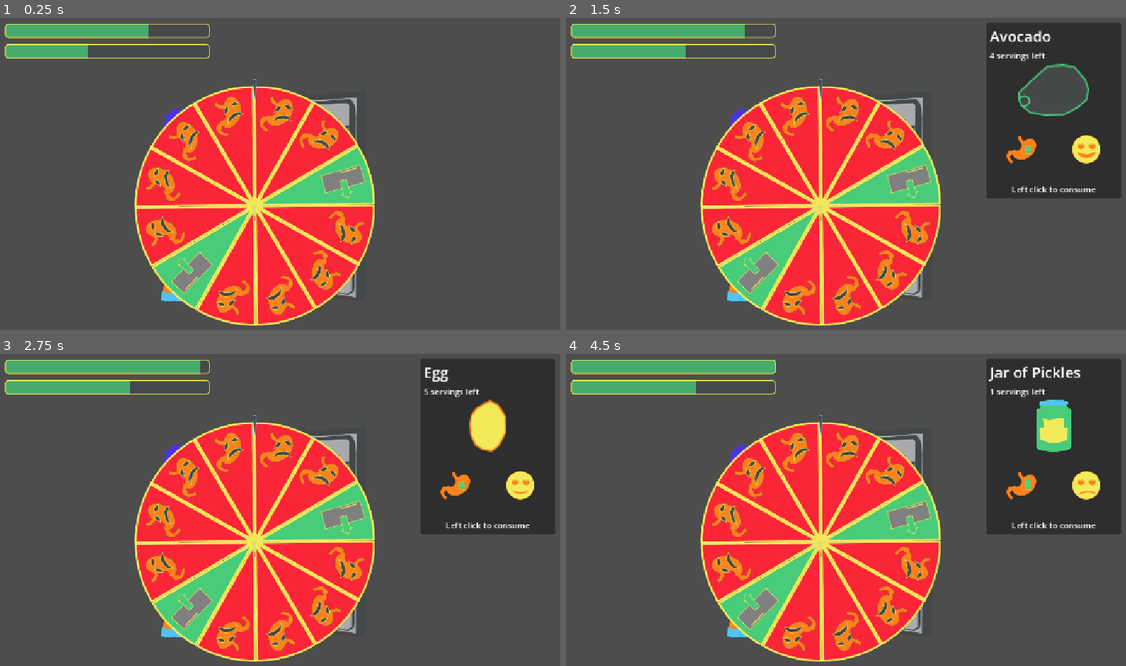
Above: before the commit, frames 1-4 (two rows, left to right).
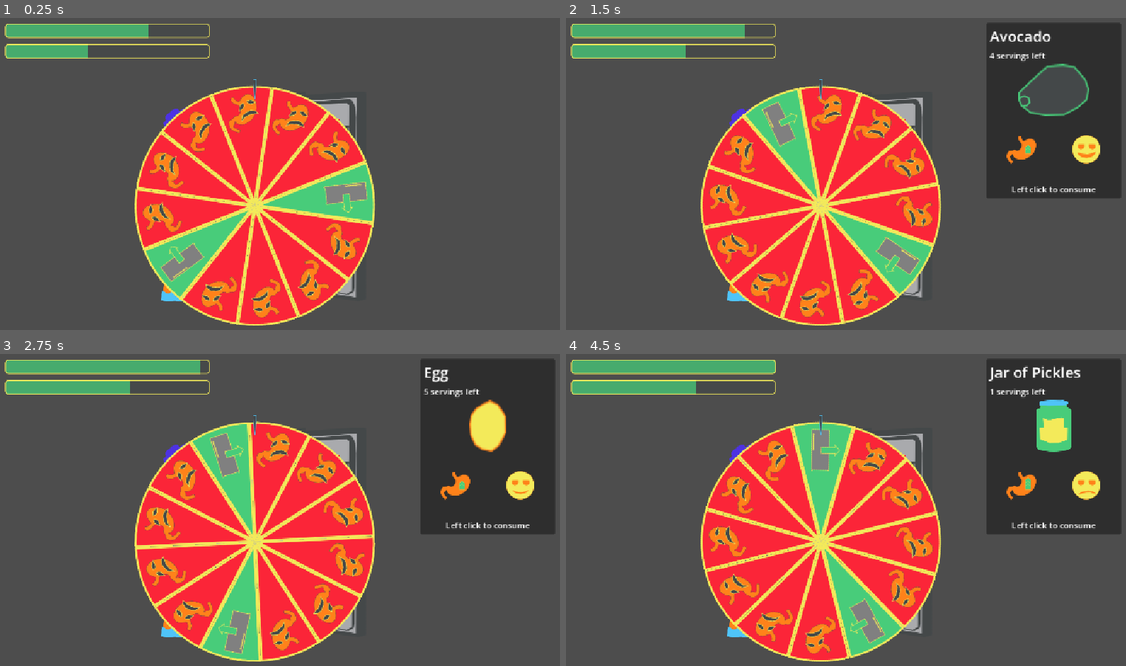
Above: after the commit, the same moments.

Repository: local-minimum/The-Vicious-Cycle
Game: Godot game, scene res://levels/eating/eating.tscn
Two runs of this game, one before a commit and one after it. Both use one fixed random seed, a clock stepped at 60 frames per second and the inputs below. This scene is started directly instead of the project's main scene.
Inputs (mouse positions are in pixels of both pictures, inside the frame that each line leads up to):
- Up to frame 1 (0.25 s): no input
- Up to frame 2 (1.5 s): move the mouse to (823, 236) at 0.52 s; hold D (pedal_right) 0.53-1.28 s; click (823, 236) at 0.67 s; tap Enter at 1.25 s; move the mouse to (801, 273) at 1.27 s; hold A (pedal_left) from 1.28 s (still down); click (801, 273) at 1.42 s
- Up to frame 3 (2.75 s): tap Enter at 2 s; move the mouse to (263, 500) at 2.02 s; release A (pedal_left) at 2.03 s; hold D (pedal_right) from 2.03 s (still down); click (263, 500) at 2.17 s
- Up to frame 4 (4.5 s): tap Enter at 2.75, 3.5, 4.25 s; move the mouse to (846, 609) at 2.77 s; click (846, 609) at 2.92 s; move the mouse to (846, 547) at 3.52 s; release D (pedal_right) at 3.53 s; hold A (pedal_left) from 3.53 s (still down); click (846, 547) at 3.67 s; move the mouse to (812, 453) at 4.27 s; click (812, 453) at 4.42 s

The runs differ from the first frame. In frame 1, 14% of the frame differs, in the area x 24-68%, y 21-99%; in frame 2, 17%; in frame 3, 14%; in frame 4, 17%.

Commit message:
Spin the wheel

Diff:
--- a/autoload/signal_bus.gd
+++ b/autoload/signal_bus.gd
@@ -10,3 +10,4 @@
 signal on_inspect_food(food: Food2D, servings: int, on_eat: Callable)
 signal on_stop_inspect_food()
 signal on_eat(food: Food2D)
+signal on_complete_spin(success: bool)
--- a/levels/eating/spinwheel/wheel.gd
+++ b/levels/eating/spinwheel/wheel.gd
@@ -2,27 +2,36 @@
 
 @export var good_slice: PackedScene
 @export var bad_slice: PackedScene
-
+@export var peak_spin: float = PI * 1.5
+@export var decay_spin: float = 0.4
 var over_good: bool
 
+const STOPPING_VELOCITY: float = 0.01
 const SLICE_DEGREES: float = 30.0
 
 var _good_areas: Array[Area2D]
 var _bad_areas: Array[Area2D]
+var _good_slice: Node2D
 
 func _ready() -> void:
     _create_wheel()
+    spin()
+    release_spin()
 
-func _create_wheel() -> void:
+func _create_wheel(good_slices: int = 2) -> void:
     for child in get_children():
         child.queue_free()
 
     var pieces: Array[Node2D]
-    var needed_good: int = 2
     var slices: int = roundi(360 / SLICE_DEGREES)
+    _good_slice = null
+
     for idx: int in slices:
-        var is_good: bool = idx < needed_good
+        var is_good: bool = idx < good_slices
         var n: Node2D = good_slice.instantiate() if is_good else bad_slice.instantiate()
+        if idx == 0 && is_good:
+            _good_slice = n
+
         var area: Area2D = n.find_children("", "Area2D")[0]
         if is_good:
             _good_areas.append(area)
@@ -39,8 +48,88 @@
         piece.position = Vector2.ZERO
         piece.rotation_degrees = a + idx * SLICE_DEGREES
 
+    _phase = Phase.UNSPUN
+
 func _on_pointer_area_area_entered(area: Area2D) -> void:
     if _good_areas.has(area):
         over_good = true
     elif _bad_areas.has(area):
         over_good = false
+
+enum Phase { UNSPUN, SPIN, PEAKED, RELEASED, STOPPED }
+var _phase: Phase = Phase.UNSPUN
+var _held: bool
+var _angular_velocity: float = 0.0
+
+func spin() -> void:
+    if _phase != Phase.UNSPUN:
+        return
+
+    _phase = Phase.SPIN
+    _held = true
+    _angular_velocity = 0.0
+
+
+func release_spin() -> void:
+    if !_held:
+        return
+
+    _held = false
+    if _phase == Phase.PEAKED:
+        _phase = Phase.RELEASED
+
+func _process(delta: float) -> void:
+    match _phase:
+        Phase.SPIN:
+            _angular_velocity = clampf(_angular_velocity + delta * peak_spin, 0.0, peak_spin)
+            if _angular_velocity == peak_spin:
+                _phase = Phase.PEAKED
+            _spin(delta)
+
+        Phase.PEAKED:
+            if !_held:
+                _phase = Phase.RELEASED
+            _spin(delta)
+
+        Phase.RELEASED:
+            _angular_velocity *= 1.0 - delta * decay_spin
+            if _angular_velocity < STOPPING_VELOCITY:
+                _handle_spin_end()
+            else:
+                _spin(delta)
+
+func _spin(delta: float) -> void:
+    rotation += delta * _angular_velocity
+
+
+func _handle_spin_end() -> void:
+    _angular_velocity = 0.0
+    _phase = Phase.STOPPED
+    if over_good:
+        __SignalBus.on_complete_spin.emit(true)
+    elif _good_slice != null:
+
+        await get_tree().create_timer(0.5).timeout
+        var a = _good_slice.rotation
+
+        var n: Node2D = bad_slice.instantiate()
+        add_child(n)
+        n.rotation = a
+
+        await get_tree().create_timer(0.3).timeout
+
+        n.visible = false
+        await get_tree().create_timer(0.1).timeout
+
+        n.visible = true
+        await get_tree().create_timer(0.3).timeout
+
+        n.visible = false
+        await get_tree().create_timer(0.1).timeout
+
+        n.visible = true
+        _good_slice.queue_free()
+
+        __SignalBus.on_complete_spin.emit(false)
+    else:
+        __SignalBus.on_complete_spin.emit(false)
